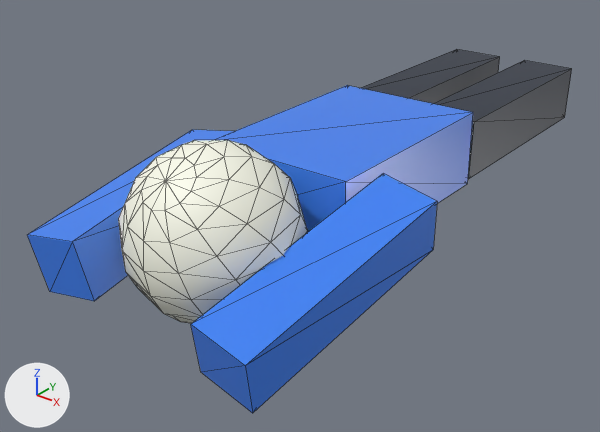
Renders of the glTF model public/animations/humanoid/ProneCrawl.glb from each side of a commit.
One viewpoint serves both versions: a 50 mm lens placed at (1.41, -2.35, 1.14), pointed at (-0.09, -0.48, -0.02). Every picture has the same lights, and +X, +Y and +Z are marked at lower left. The first picture is the older version. Mesh edges are drawn as thin lines. Where no turn or scale is listed for an object, it has been applied to the vertices.
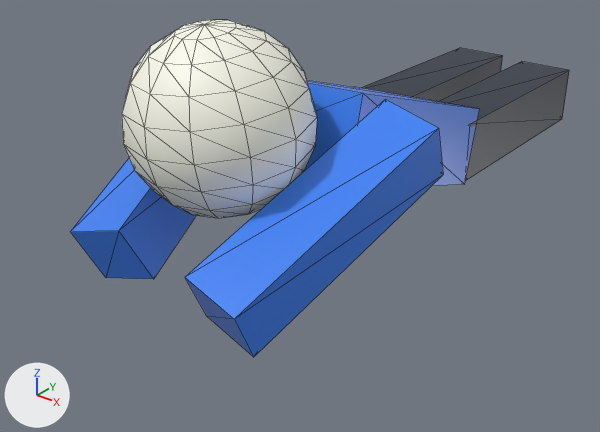
ob_leftarmpivot is not drawn itself; it is the parent of ob_mesh_2.
ob_rightarmpivot is not drawn itself; it is the parent of ob_mesh_3.

Boxes (x1, y1, x2, y2) around the edits, measured in the pictures (600 x 432 px):
'Head', moved, turned
    before: (118, 140, 307, 323)
    after: (122, 20, 317, 218)
'Mesh_3', moved, turned
    before: (191, 173, 437, 413)
    after: (185, 99, 443, 357)
'Torso', moved, turned
    before: (214, 85, 473, 232)
    after: (303, 80, 480, 185)
'Mesh_2', moved, turned
    before: (27, 130, 234, 301)
    after: (70, 158, 196, 279)
'Mesh_5', moved
    before: (433, 60, 572, 179)
    after: (438, 61, 569, 181)

Edits to the bpy script that builds the scene:
```text
Change ob_torso:
    ob_torso.location: (0.0, -0.35, 0.144) -> (0.0, -0.33, 0.253)
    ob_torso.rotation_euler: (1.58, -0.0103, -0.000098) -> (1.258, -0.0397, 0.00376)  # degrees (91, -0.6, -0) -> degrees (72, -2.3, 0.2)
Change ob_head:
    ob_head.rotation_euler: (-0.935, 0.0124, 0.00918) -> (-1.142, -0.0177, -0.0081)  # degrees (-54, 0.7, 0.5) -> degrees (-65, -1, -0.5)
Change ob_leftarmpivot:
    ob_leftarmpivot.location: (-0.35, 0.0, 0.25) -> (-0.35, 0.0, 0.224)
    ob_leftarmpivot.rotation_euler: (-3.015, 0.0859, 0.162) -> (-2.427, 0.0673, 0.257)  # degrees (-173, 4.9, 9.3) -> degrees (-139, 3.9, 15)
Change ob_rightarmpivot:
    ob_rightarmpivot.location: (0.35, 0.0, 0.25) -> (0.35, 0.0, 0.276)
    ob_rightarmpivot.rotation_euler: (-2.888, -0.0645, -0.172) -> (-2.352, -0.0473, -0.261)  # degrees (-165, -3.7, -10) -> degrees (-135, -2.7, -15)
Change ob_mesh_5:
    ob_mesh_5.location: (0.15, 0.408, 0.14) -> (0.15, 0.383, 0.14)
```
